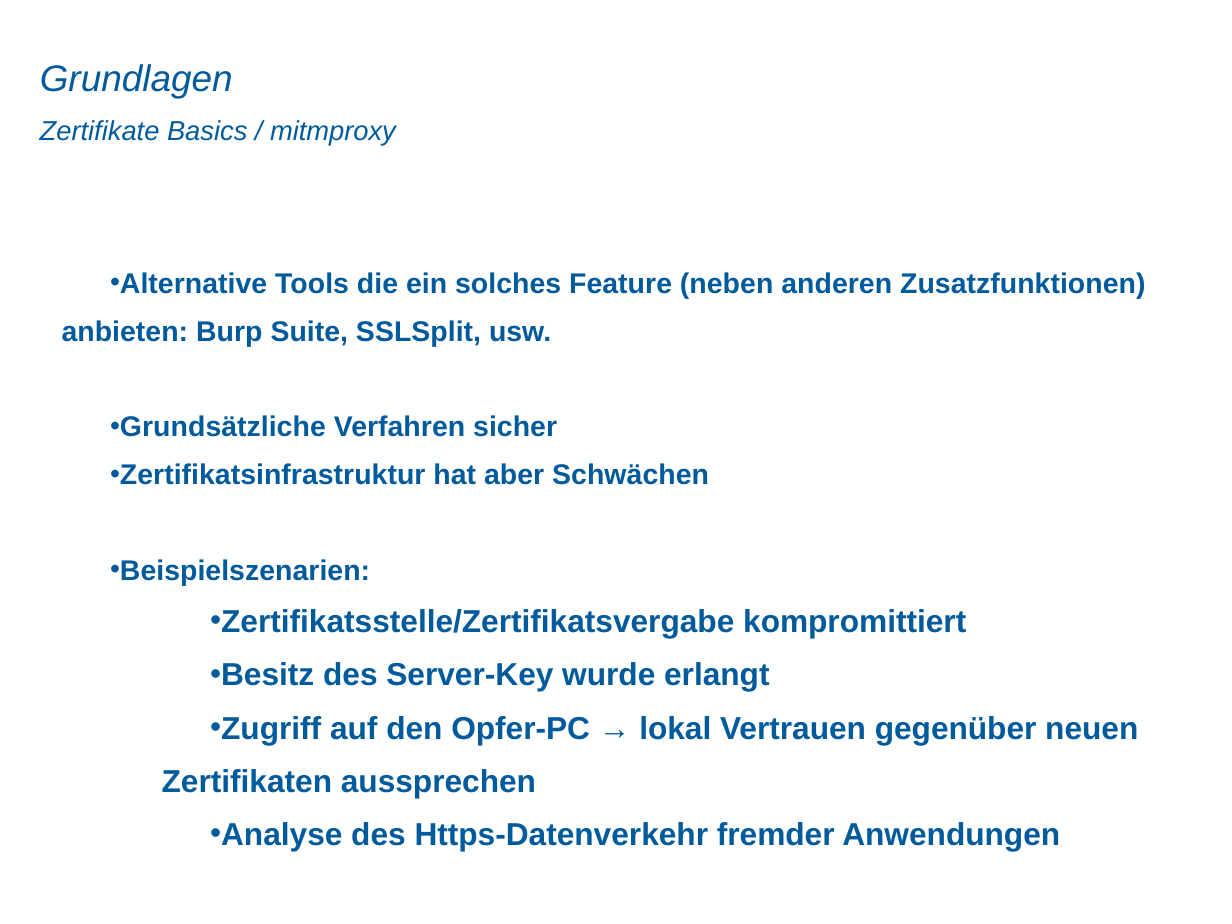
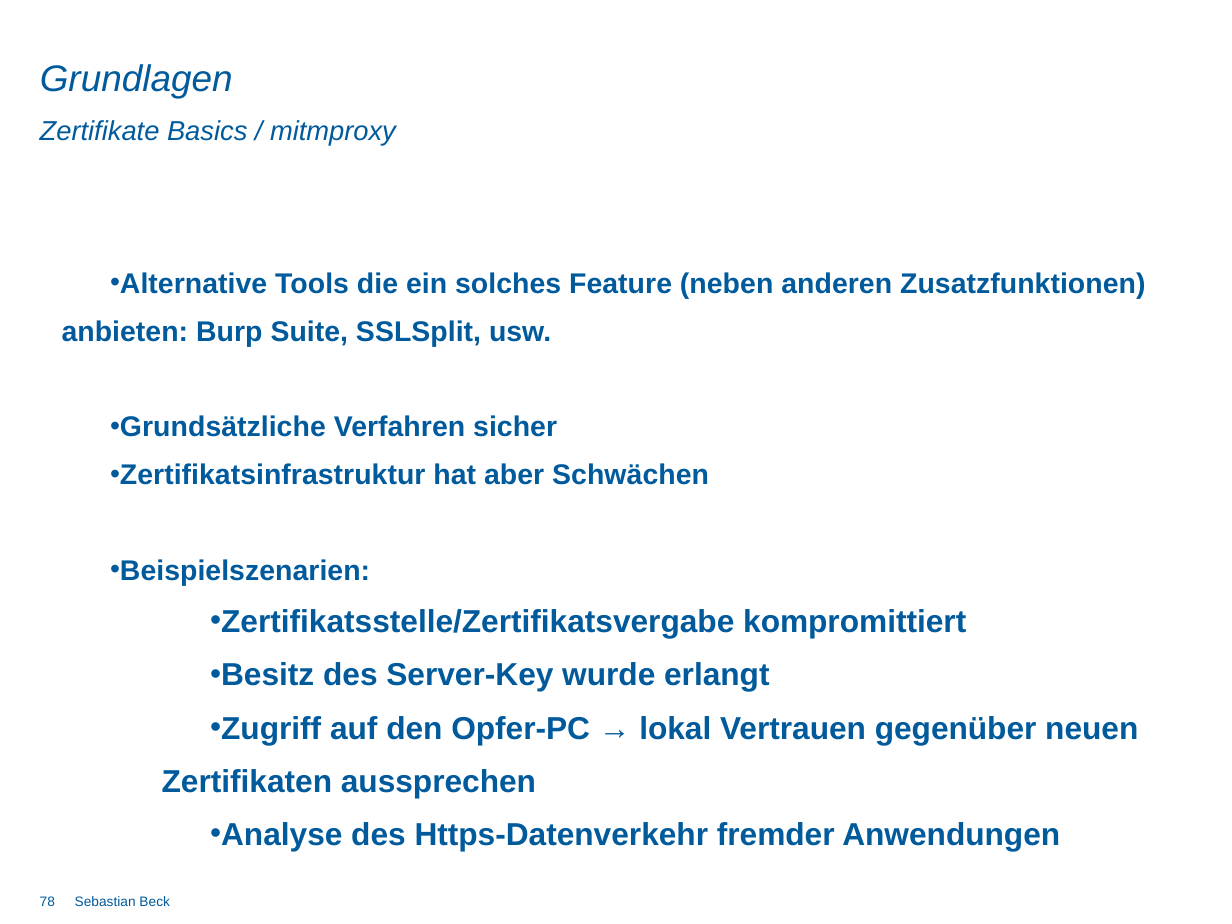
Before and after one commit to DominikSchlecht/masterProjWS15, a slide deck: slide 78 of Praesentation/Abschlusspräsentation/Endpräsentation_Gesamt.pptx (slide 74 before the commit). Drawn at 1232x924 pixels with LibreOffice and Linux fonts; fonts in the diff are those of the drawing; background and template pictures are left out. Boxes give left, top, right and bottom in pixels: in the first picture for what was removed or moved away, otherwise in the second. Text is boxed around its words. In the diff, an @@ line names an element or a change of style, - is before the commit and + after.

```diff
--- a/Praesentation/Abschlusspräsentation/Endpräsentation_Gesamt.pptx
+++ b/Praesentation/Abschlusspräsentation/Endpräsentation_Gesamt.pptx
@@ page number added at (40, 896, 55, 906), 8 pt, text #005A9B @@
+78
@@ text added at (75, 896, 170, 906), 8 pt, text #005A9B @@
+Sebastian Beck
```
Also in this commit, not shown: 17 other slides changed, 4 slides added, 1 other file.
